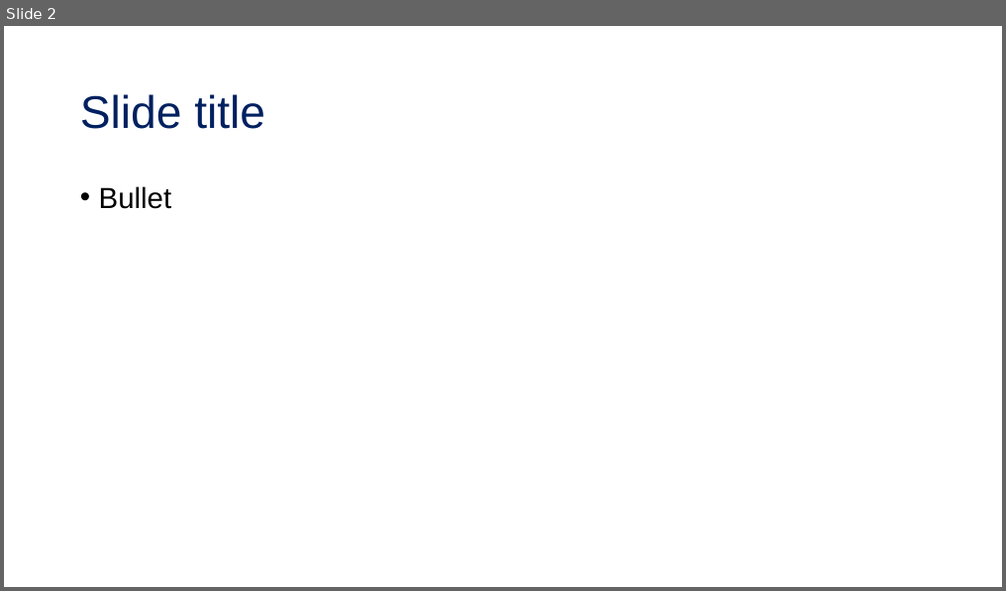
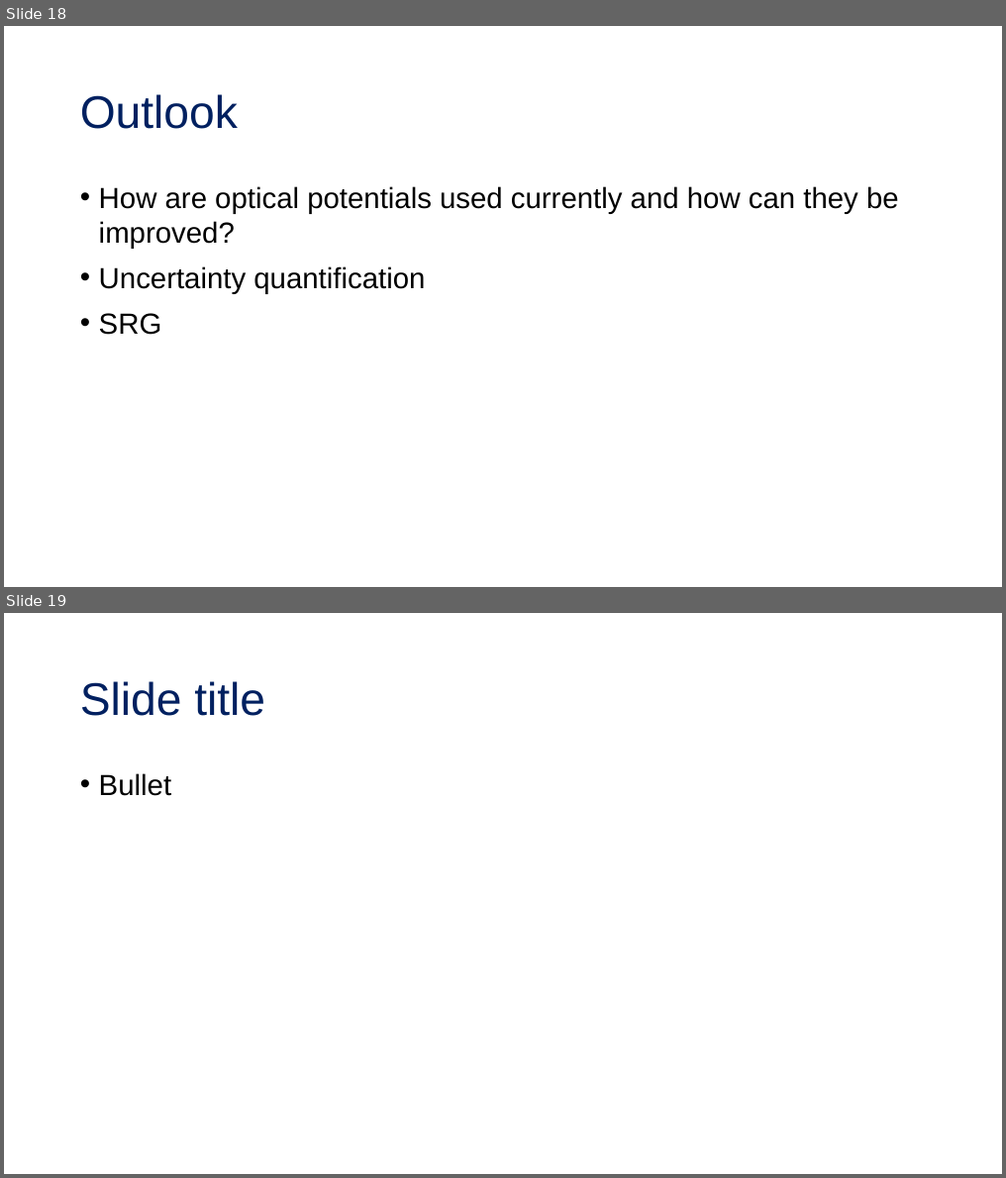
Before and after one commit to tropiano4/tropiano-srg, a slide deck: Presentations/Candidacy_2019/candidacy_presentation.pptx. Shown one above the other, each under a label of ours: slide 2 before the commit, slides 18 and 19 after it. The pictures are 1006x591 and 1006x1178 pixels, drawn with LibreOffice and Linux fonts; fonts in the diff are those of the drawing. Boxes give left, top, right and bottom in pixels: in the first picture for what was removed or moved away, otherwise in the second. Text is boxed around its words. In the diff, an @@ line names an element or a change of style, - is before the commit and + after.

```diff
--- a/Presentations/Candidacy_2019/candidacy_presentation.pptx
+++ b/Presentations/Candidacy_2019/candidacy_presentation.pptx
@@ slide 18 added at box(4, 26, 1002, 587), background #FFFFFF @@
@@ title added at box(80, 94, 238, 129), 44 pt, text #002060 @@
+Outlook
@@ text added at box(99, 186, 899, 335), 28 pt, text #000000 @@
+• How are optical potentials used currently and how can they be improved?
+• Uncertainty quantification
+• SRG
@@ what was slide 2 is now slide 19 @@
```
Also in this commit, not shown: 16 other slides added, 2 slides removed.
